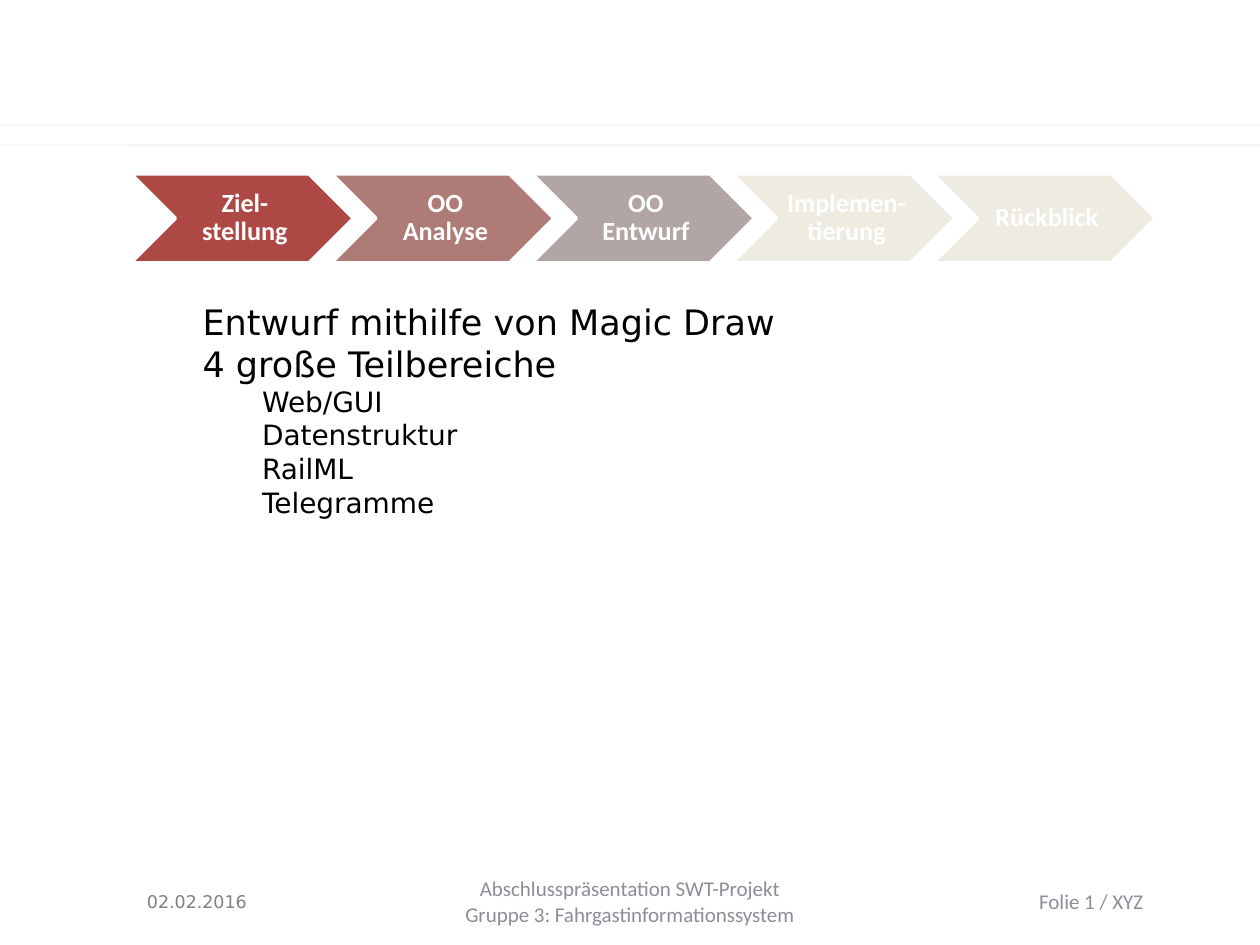
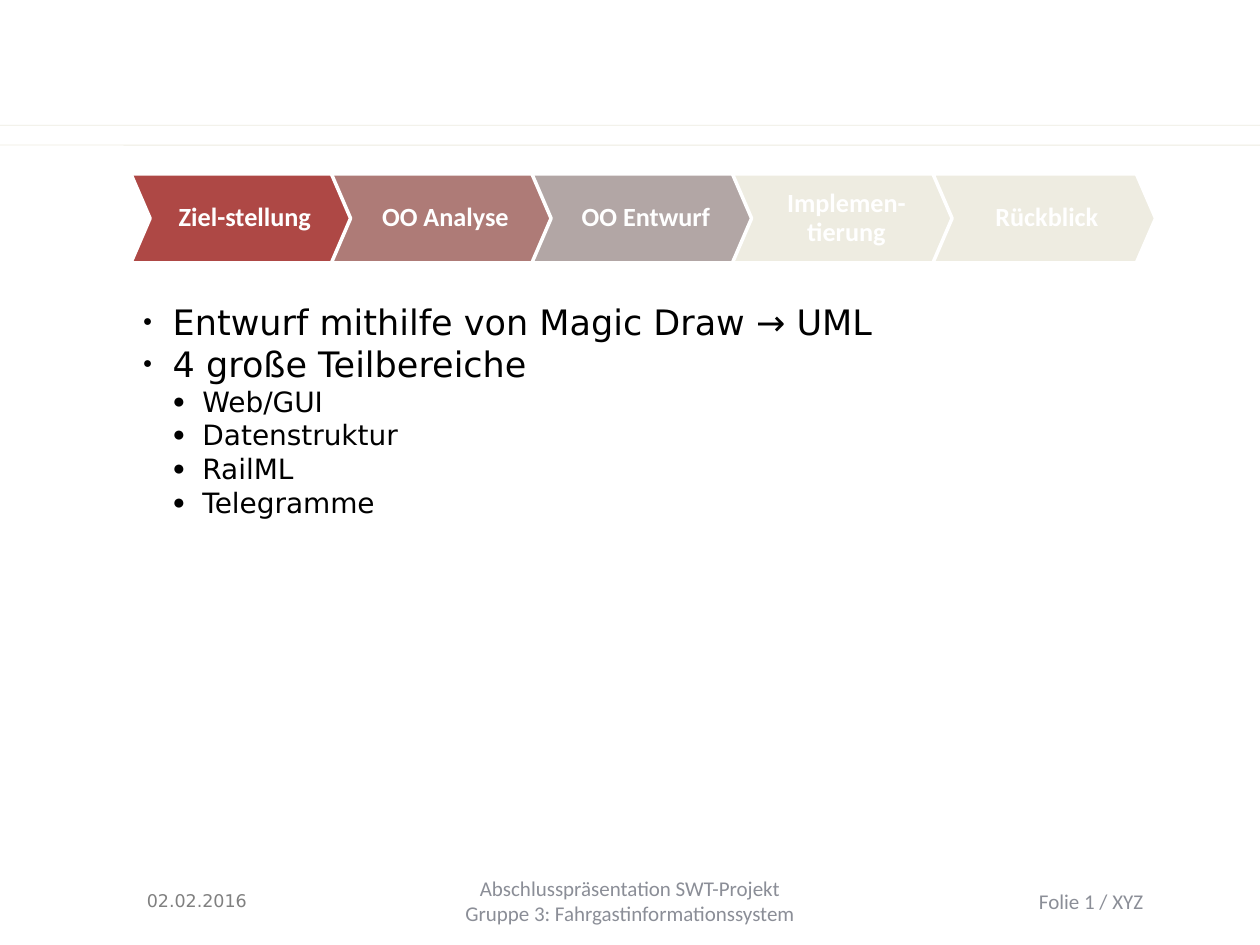
Before and after one commit to Juu98/fahrgastinformationssystem, a slide deck: slide 1 of organisation/Endpräsentation/entwurf_impl.pptx. Drawn at 1260x945 pixels with LibreOffice and Linux fonts; fonts in the diff are those of the drawing; background and template pictures are left out. Boxes give left, top, right and bottom in pixels: in the first picture for what was removed or moved away, otherwise in the second. Text is boxed around its words. In the diff, an @@ line names an element or a change of style, - is before the commit and + after.

```diff
--- a/organisation/Endpräsentation/entwurf_impl.pptx
+++ b/organisation/Endpräsentation/entwurf_impl.pptx
@@ proportions changed in 5 elements at [131, 174, 354, 263], [331, 174, 554, 263], [532, 174, 755, 263], [732, 174, 955, 263], [932, 174, 1155, 263] @@
@@ text at [173, 308, 872, 343]: text changed @@
-● Entwurf mithilfe von Magic Draw
+● Entwurf mithilfe von Magic Draw → UML
@@ text at [173, 350, 526, 519]: indent changed; bullet 📫 to ● @@
```
Also in this commit, not shown: 8 other slides changed, 2 slides added.
